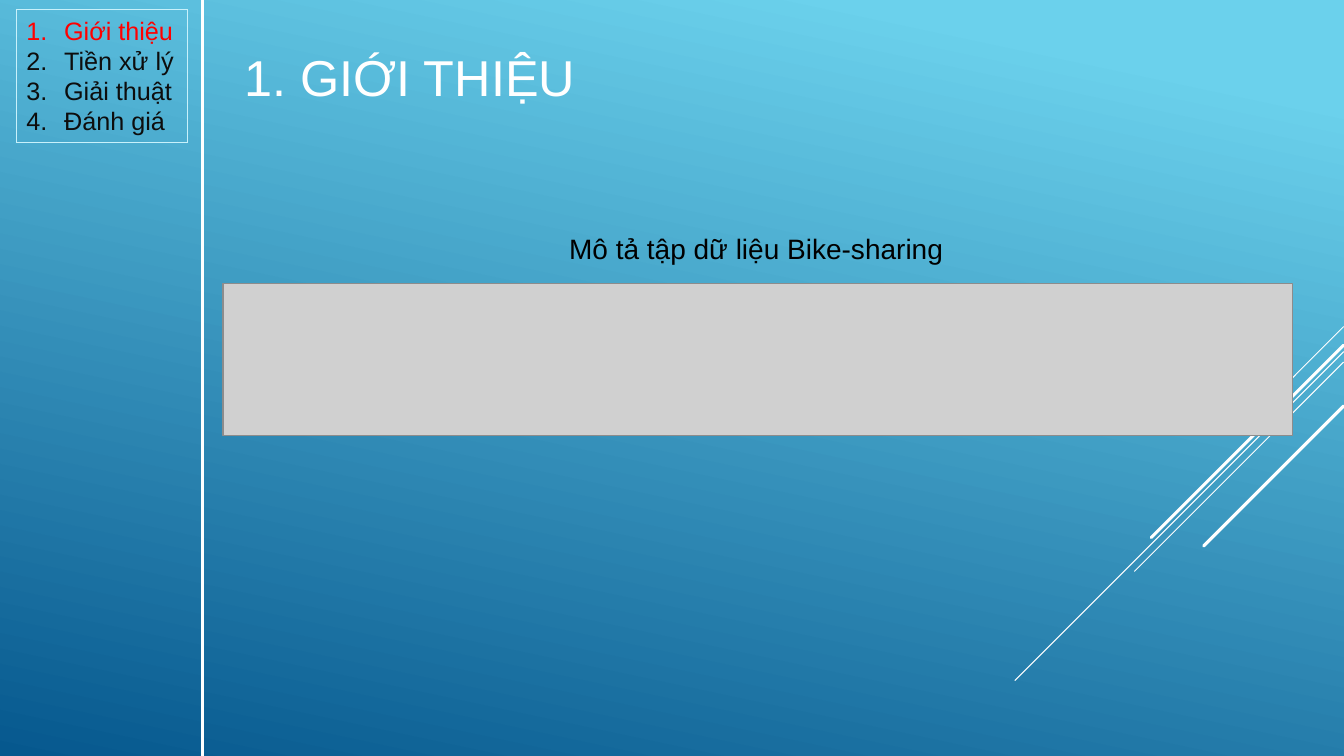
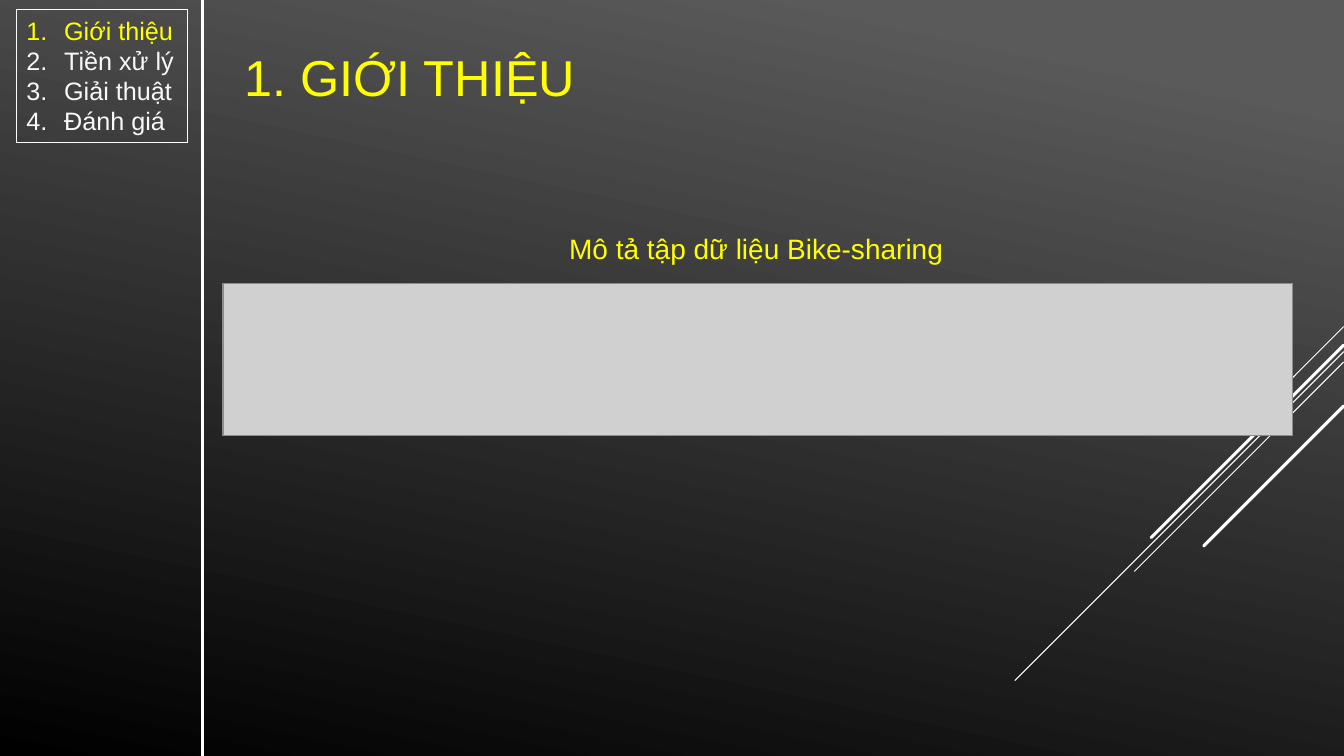
Before and after one commit to yllaw99/bike-sharing-predication-VN, a slide deck: slide 3 of báo cáo.pptx (slide 2 before the commit). Drawn at 1344x756 pixels with LibreOffice and Linux fonts; fonts in the diff are those of the drawing; grey boxes stand for pictures. Boxes give left, top, right and bottom in pixels: in the first picture for what was removed or moved away, otherwise in the second. Text is boxed around its words. In the diff, an @@ line names an element or a change of style, - is before the commit and + after.

Commit message:
update file pptx

```diff
--- a/báo cáo.pptx
+++ b/báo cáo.pptx
@@ background gradient #6ED2EB to #06588E to gradient #5B5B5B to #000000 @@
@@ rectangle "Giới thiệu" at bbox=[16, 10, 188, 142]: text colour #FF0000 to #FFFF00 in "Giới thiệu"; text colour #0D0D0D to #F8F8F8 in "Tiền xử lý", "Giải thuật", "Đánh giá"; outline #C8F1FB 0.75 pt to #FCFCFC 0.75 pt @@
@@ title "1. GIỚI THIỆU" at bbox=[245, 56, 575, 104]: text colour #FFFFFF to #FFFF00 @@
@@ text "Mô tả tập dữ liệu ..." at bbox=[569, 238, 943, 264]: text colour #000000 to #FFFF00 @@
```
Also in this commit, not shown: 4 other slides changed, 1 slide added.
